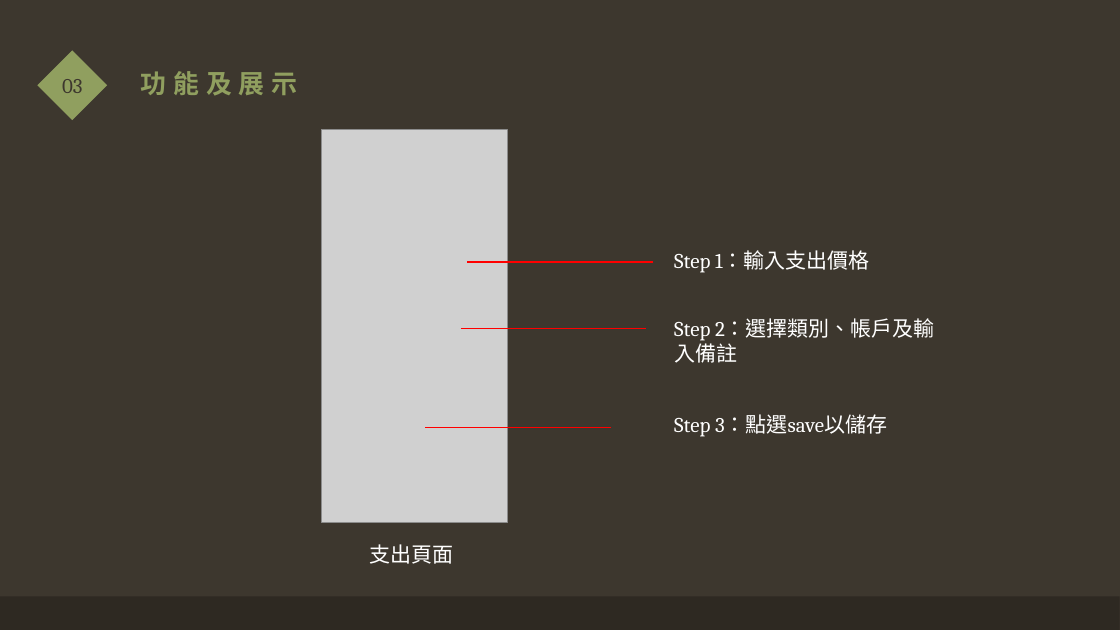
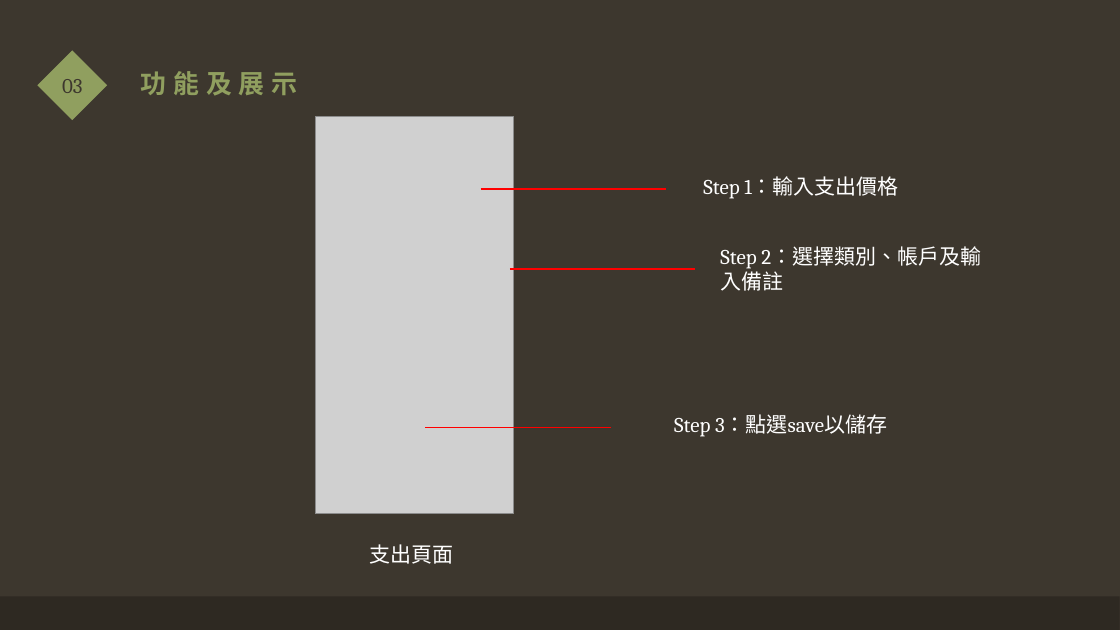
Before and after one commit to asd3013593/FuckingAndroid, a slide deck: slide 6 of 第六組.pptx. Drawn at 1120x630 pixels with LibreOffice and Linux fonts; fonts in the diff are those of the drawing; grey boxes stand for pictures. Boxes give left, top, right and bottom in pixels: in the first picture for what was removed or moved away, otherwise in the second. Text is boxed around its words. In the diff, an @@ line names an element or a change of style, - is before the commit and + after.

```diff
--- a/第六組.pptx
+++ b/第六組.pptx
@@ picture: place and size @@
-picture at <box>322,130,507,523</box>
+picture at <box>315,117,513,514</box>
@@ text "Step 1：輸入支出價格": place and size @@
-text "Step 1：輸入支出價格" at <box>674,250,870,273</box>
+text "Step 1：輸入支出價格" at <box>703,176,899,199</box>
@@ line moved from (467, 262) - (653, 262) to (481, 189) - (666, 189) @@
@@ text "Step 2：選擇類別、帳戶及輸入備註": place and size @@
-text "Step 2：選擇類別、帳戶及輸入備註" at <box>674,318,935,363</box>
+text "Step 2：選擇類別、帳戶及輸入備註" at <box>720,246,981,291</box>
@@ line moved from (461, 329) - (646, 329) to (510, 269) - (696, 269) @@
```
Also in this commit, not shown: 5 other slides changed.
